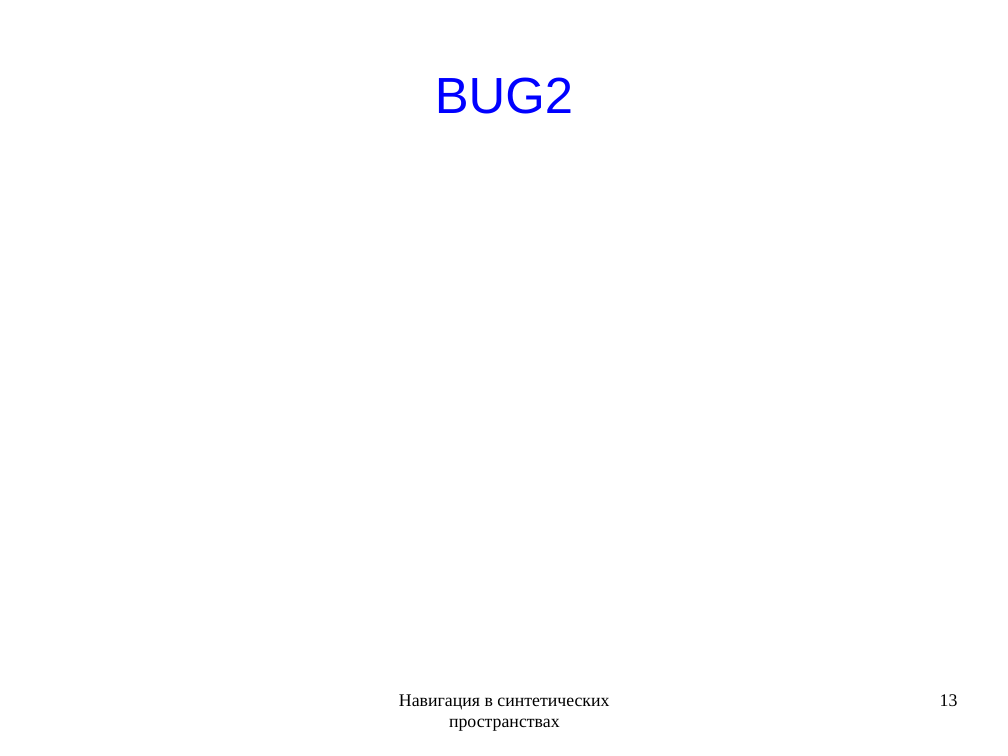
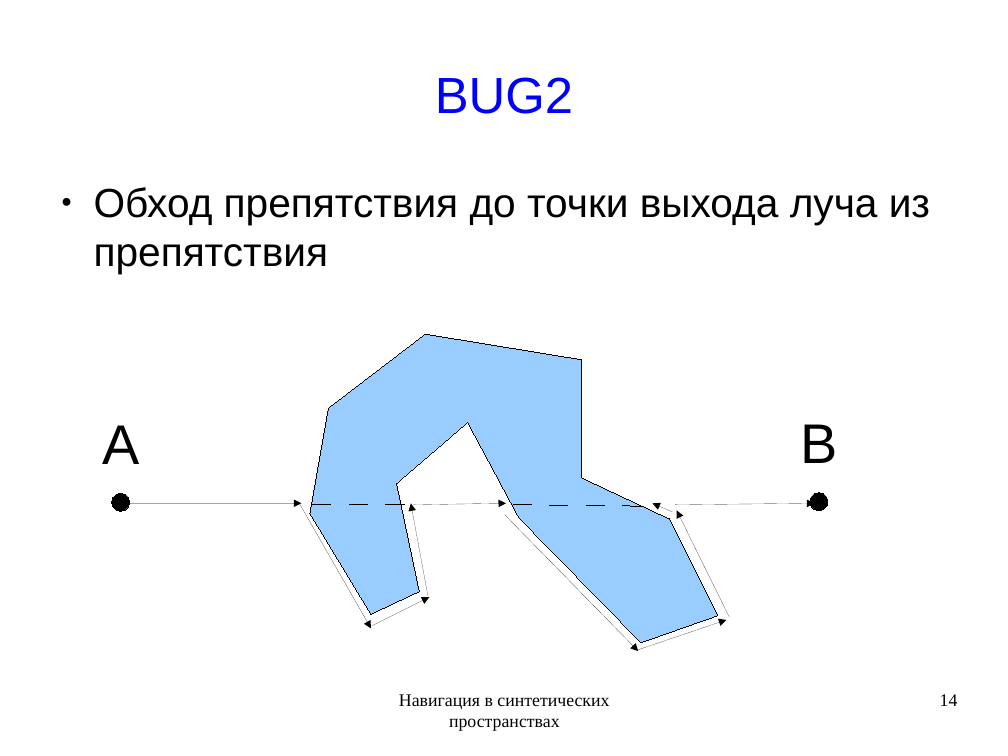
Before and after one commit to rutsky/semester09, a slide deck: slide 14 of Artificial_intelligence/Navigation_in_synthetic_space/50572_Rutsky_Navigation_in_synthetic_space.odp (slide 13 before the commit). Drawn at 1008x756 pixels with LibreOffice and Linux fonts; fonts in the diff are those of the drawing. Boxes give left, top, right and bottom in pixels: in the first picture for what was removed or moved away, otherwise in the second. Text is boxed around its words. In the diff, an @@ line names an element or a change of style, - is before the commit and + after.

```diff
--- a/Artificial_intelligence/Navigation_in_synthetic_space/50572_Rutsky_Navigation_in_synthetic_space.odp
+++ b/Artificial_intelligence/Navigation_in_synthetic_space/50572_Rutsky_Navigation_in_synthetic_space.odp
@@ text added at bbox=[94, 187, 930, 274], 32 pt, text #000000 @@
+● Обход препятствия до точки выхода луча из препятствия
@@ freeform shape added at bbox=[310, 334, 718, 642], fill #99CCFF, outline #000000 0 pt @@
@@ text added at bbox=[103, 425, 140, 464], 44 pt, text #000000 @@
+A
@@ text added at bbox=[801, 424, 838, 463], 44 pt, text #000000 @@
+B
@@ ellipse added at bbox=[112, 493, 130, 511], fill #000000, outline #000000 0 pt @@
@@ arrow added from (120, 503) to (302, 503), #000000 0 pt @@
@@ arrow added from (298, 502) to (371, 628), #000000 0 pt @@
@@ line added from (313, 505) to (407, 505), #000000 0 pt @@
@@ arrow added from (428, 595) to (411, 503), #000000 0 pt @@
@@ arrow added from (413, 505) to (506, 503), #000000 0 pt @@
@@ line added from (513, 505) to (644, 507), #000000 0 pt @@
@@ arrow added from (672, 512) to (653, 503), #000000 0 pt @@
@@ arrow added from (675, 505) to (815, 503), #000000 0 pt @@
@@ ellipse added at bbox=[810, 493, 829, 511], fill #000000, outline #000000 0 pt @@
@@ arrow added from (505, 515) to (638, 651), #000000 0 pt @@
@@ arrow added from (730, 617) to (677, 510), #000000 0 pt @@
@@ arrow added from (372, 626) to (430, 597), #000000 0 pt @@
@@ arrow added from (638, 650) to (726, 620), #000000 0 pt @@
@@ page number at bbox=[940, 694, 958, 706]: text changed @@
-13
+14
```
Also in this commit, not shown: 9 other slides changed, 3 slides added, 1 slide removed.
